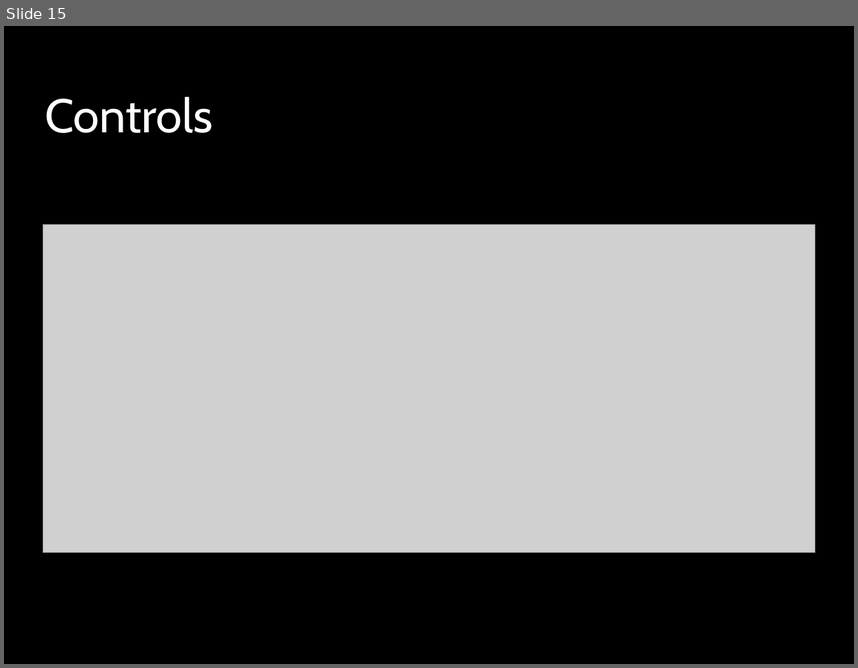
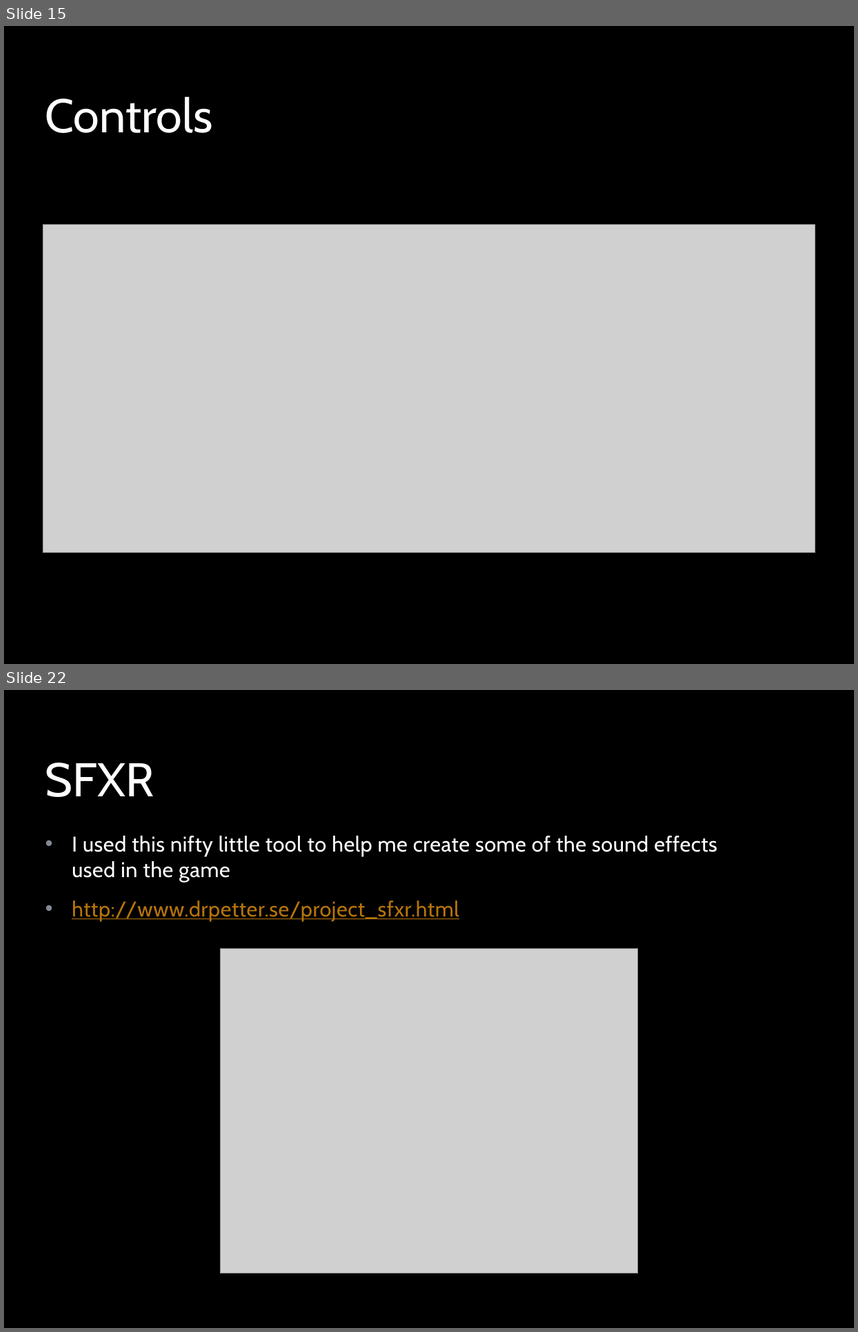
Before and after one commit to peterhoang/Super-Duper-Game, a slide deck: The Super-Awesome Game Deck.pptx. Shown one above the other, each under a label of ours: slide 15 before the commit, slides 15 and 22 after it; the slides between them are not shown. The pictures are 858x668 and 858x1332 pixels, drawn with LibreOffice and Linux fonts; fonts in the diff are those of the drawing; grey boxes stand for pictures; background and template pictures are left out. Boxes give left, top, right and bottom in pixels: in the first picture for what was removed or moved away, otherwise in the second. Text is boxed around its words. In the diff, an @@ line names an element or a change of style, - is before the commit and + after.

```diff
--- a/The Super-Awesome Game Deck.pptx
+++ b/The Super-Awesome Game Deck.pptx
@@ slide 22 added at (4,690,854,1328), background picture (left out); not listed: 1 template element that a slide beside it also shows @@
@@ title added at (45,762,154,797), 40 pt, text #FFFFFF @@
+SFXR
@@ text added at (72,836,717,921), 18 pt, text #FFFFFF @@
+• I used this nifty little tool to help me create some of the sound effects used in the game
+• http://www.drpetter.se/project_sfxr.html
@@ picture added at (220,949,638,1273) @@
```
Also in this commit, not shown: 1 slide changed, 10 other slides added.
